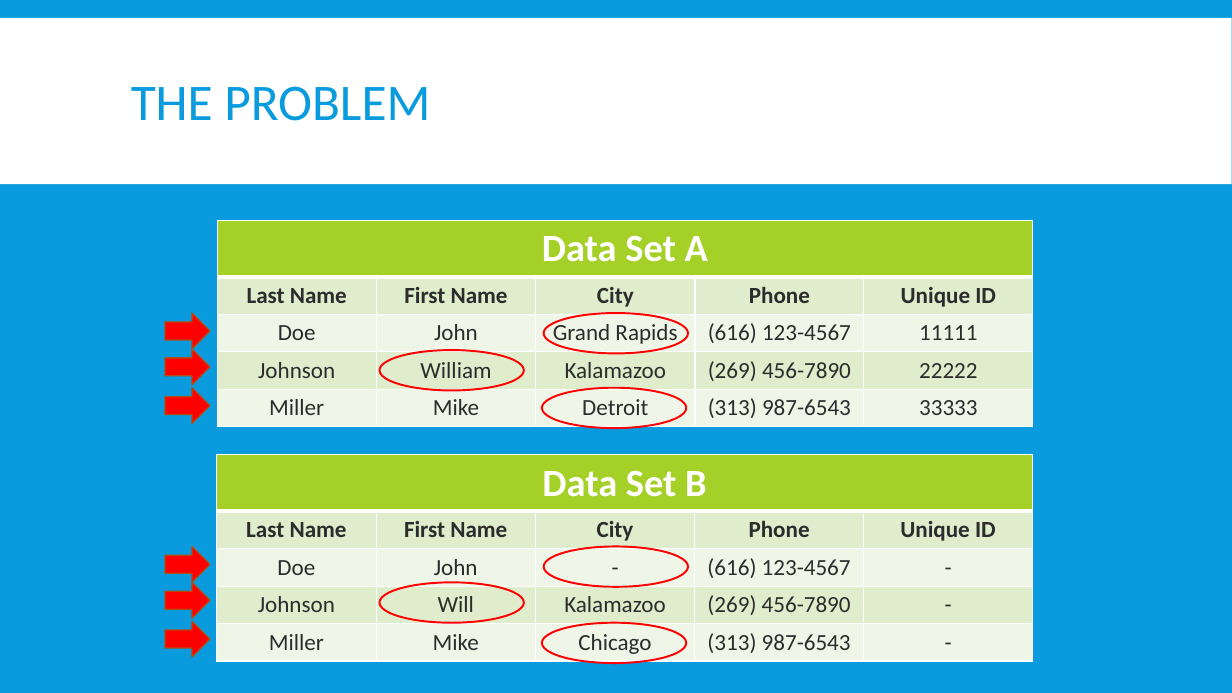
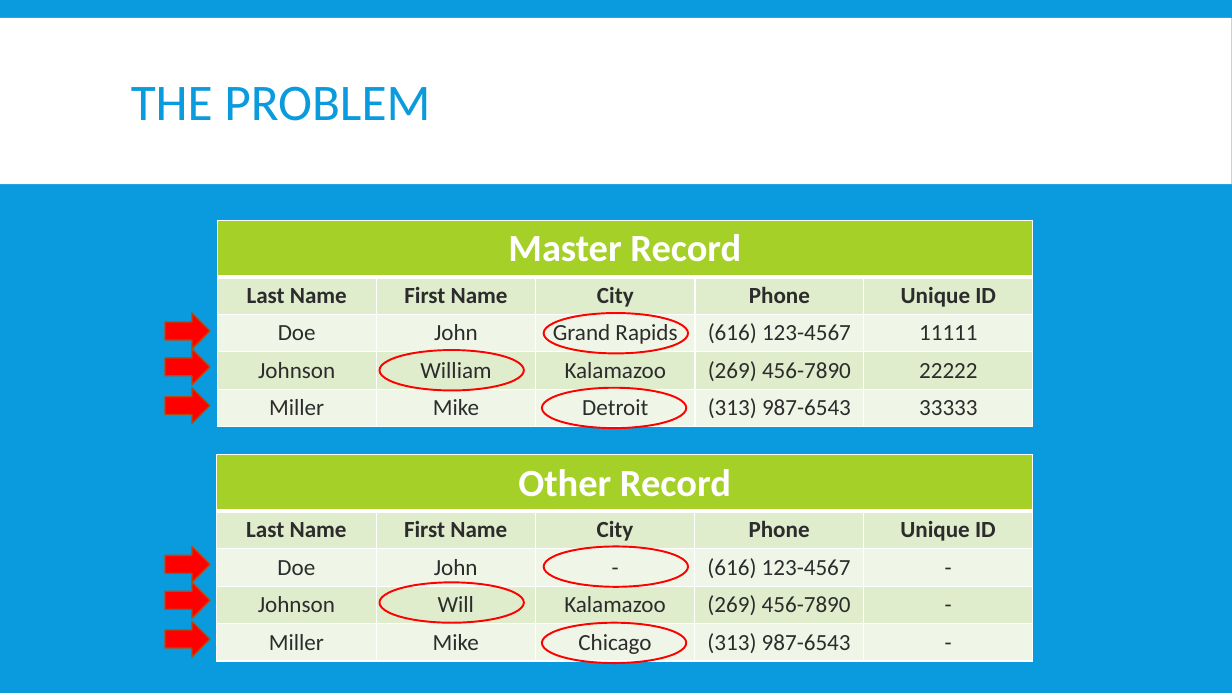
Before and after one commit to OryGregS/SeniorProject, a slide deck: slide 5 of docs/other/FuzzyRecordLinkage.pptx. Drawn at 1232x693 pixels with LibreOffice and Linux fonts; fonts in the diff are those of the drawing. Boxes give left, top, right and bottom in pixels: in the first picture for what was removed or moved away, otherwise in the second. Text is boxed around its words. In the diff, an @@ line names an element or a change of style, - is before the commit and + after.

```diff
--- a/docs/other/FuzzyRecordLinkage.pptx
+++ b/docs/other/FuzzyRecordLinkage.pptx
@@ table at (x1=217, y1=221, x2=1032, y2=426) @@
-row 1, column 1: Data Set A
+row 1, column 1: Master Record
@@ table at (x1=217, y1=455, x2=1032, y2=660) @@
-row 1, column 1: Data Set B
+row 1, column 1: Other Record
```
Also in this commit, not shown: 7 other slides changed, 5 slides added, 3 slides removed, 2 other files.
